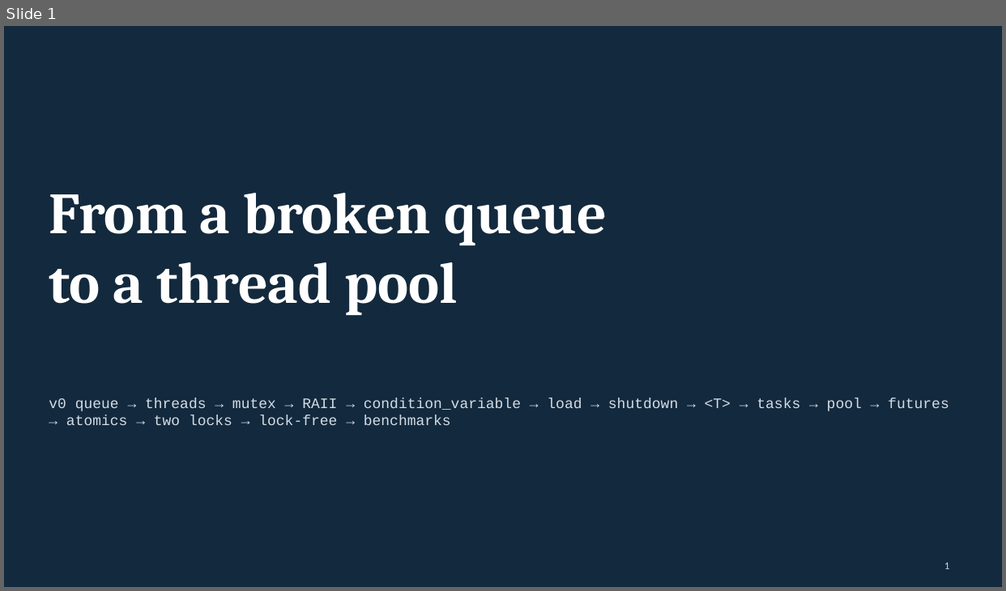
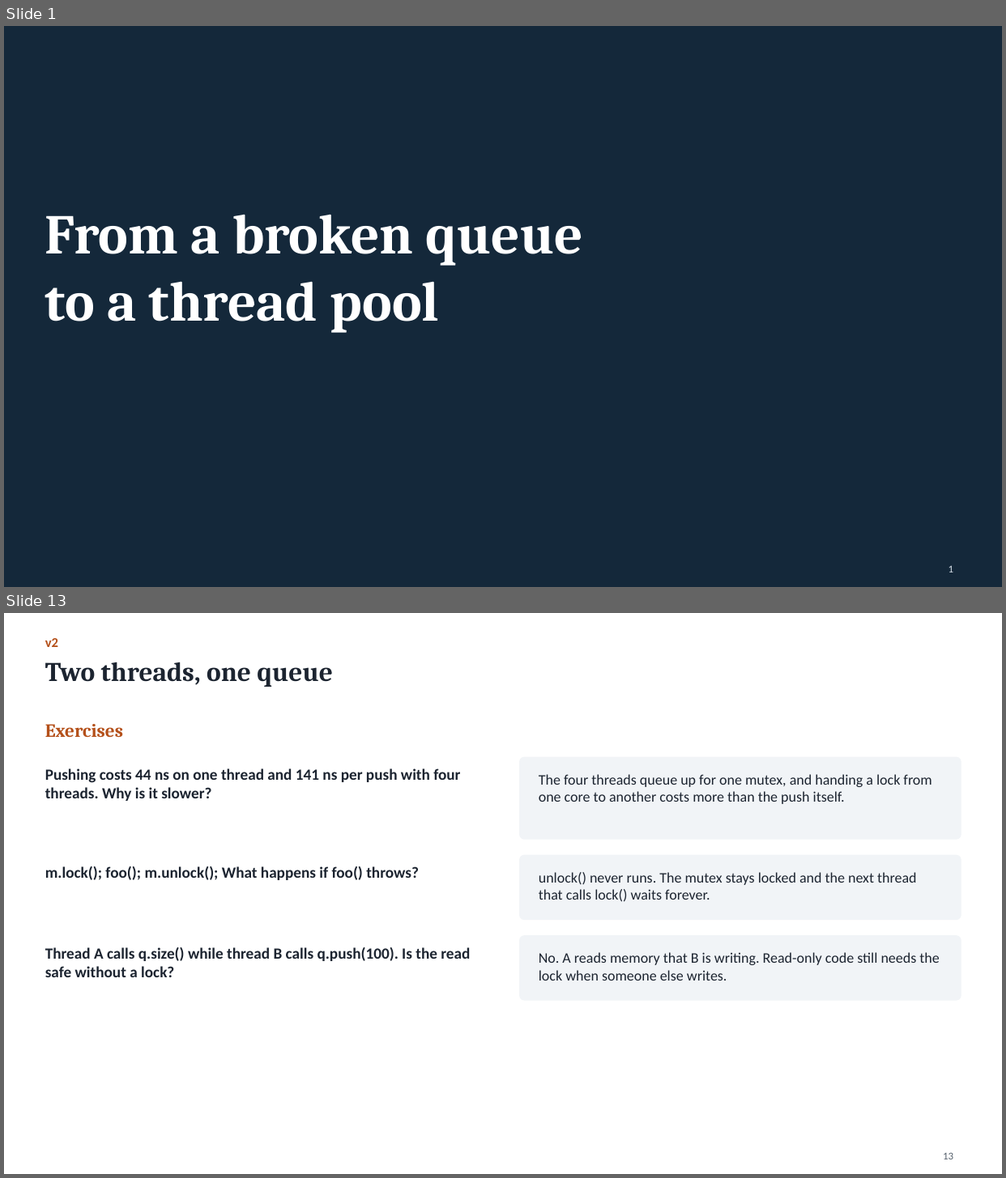
Before and after one commit to Kumarutkarsh9470/Project, a slide deck: Queue_Course.pptx. Shown one above the other, each under a label of ours: slide 1 before the commit, slides 1 and 13 after it; the slides between them are not shown. The pictures are 1006x591 and 1006x1178 pixels, drawn with LibreOffice and Linux fonts; fonts in the diff are those of the drawing. Boxes give left, top, right and bottom in pixels: in the first picture for what was removed or moved away, otherwise in the second. Text is boxed around its words. In the diff, an @@ line names an element or a change of style, - is before the commit and + after.

```diff
--- a/Queue_Course.pptx
+++ b/Queue_Course.pptx
@@ slide 13 added at box(4, 613, 1002, 1174), background #FFFFFF @@
@@ text added at box(45, 638, 58, 647), 13 pt, text #B4501A, bold @@
+v2
@@ title added at box(45, 662, 333, 687), 26 pt, text #1C2430, bold @@
+Two threads, one queue
@@ text added at box(45, 724, 123, 737), 18 pt, text #B4501A, bold @@
+Exercises
@@ rounded rectangle added at box(520, 757, 961, 839), fill #F1F4F7, outline #F1F4F7 1 pt @@
@@ text added at box(45, 769, 460, 801), 15 pt, text #1C2430, bold @@
+Pushing costs 44 ns on one thread and 141 ns per push with four threads. Why is it slower?
@@ text added at box(539, 774, 931, 804), 14 pt, text #1C2430 @@
+The four threads queue up for one mutex, and handing a lock from one core to another costs more than the push itself.
@@ rounded rectangle added at box(520, 855, 961, 920), fill #F1F4F7, outline #F1F4F7 1 pt @@
@@ text added at box(45, 867, 419, 880), 15 pt, text #1C2430, bold @@
+m.lock(); foo(); m.unlock(); What happens if foo() throws?
@@ text added at box(539, 872, 917, 902), 14 pt, text #1C2430 @@
+unlock() never runs. The mutex stays locked and the next thread that calls lock() waits forever.
@@ text added at box(45, 948, 470, 977), 15 pt, text #1C2430, bold @@
+Thread A calls q.size() while thread B calls q.push(100). Is the read safe without a lock?
@@ rounded rectangle added at box(520, 936, 961, 1001), fill #F1F4F7, outline #F1F4F7 1 pt @@
@@ text added at box(539, 952, 939, 981), 14 pt, text #1C2430 @@
+No. A reads memory that B is writing. Read-only code still needs the lock when someone else writes.
@@ page number added at box(943, 1152, 953, 1160), 10 pt, text #55606C @@
+13
@@ slide 1 changed as well @@
@@ background #13293D to #14283A @@
@@ text "From a broken queue": place and size @@
-text "From a broken queue" at box(49, 193, 607, 315)
+text "From a broken queue" at box(45, 214, 583, 333)
@@ text "From a broken queue" at box(45, 214, 583, 333): size 56 to 54 pt @@
@@ text removed at box(49, 398, 949, 425) @@
-v0 queue → threads → mutex → RAII → condition_variable → load → shutdown → <T> → tasks → pool → futures → atomics → two locks → lock-free → benchmarks
@@ page number at box(948, 565, 953, 573): text colour #D3DCE5 to #D5DEE7 @@
```
Also in this commit, not shown: 10 other slides changed, 62 other slides added, 80 slides removed, 10 other files.
